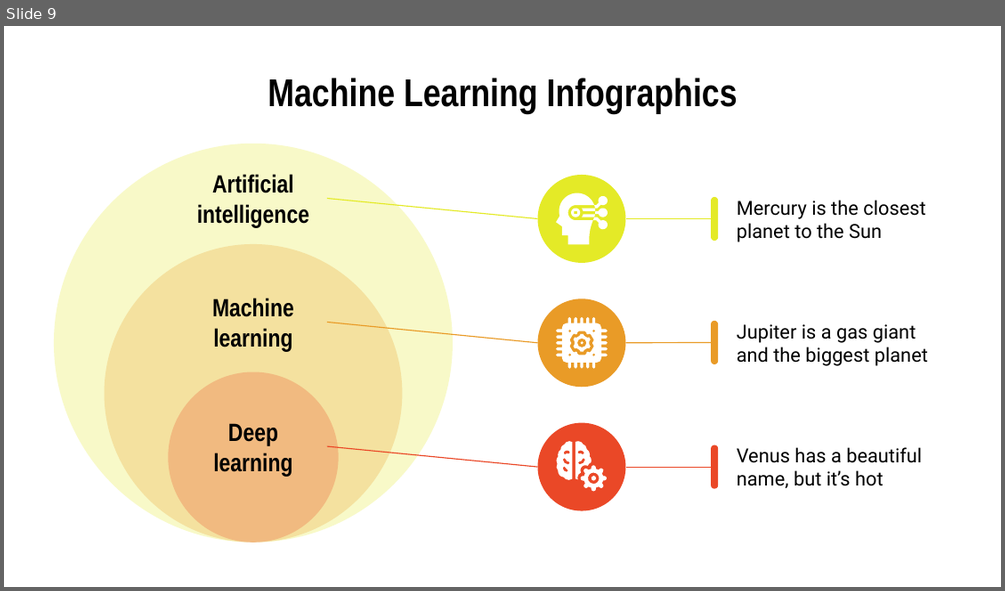
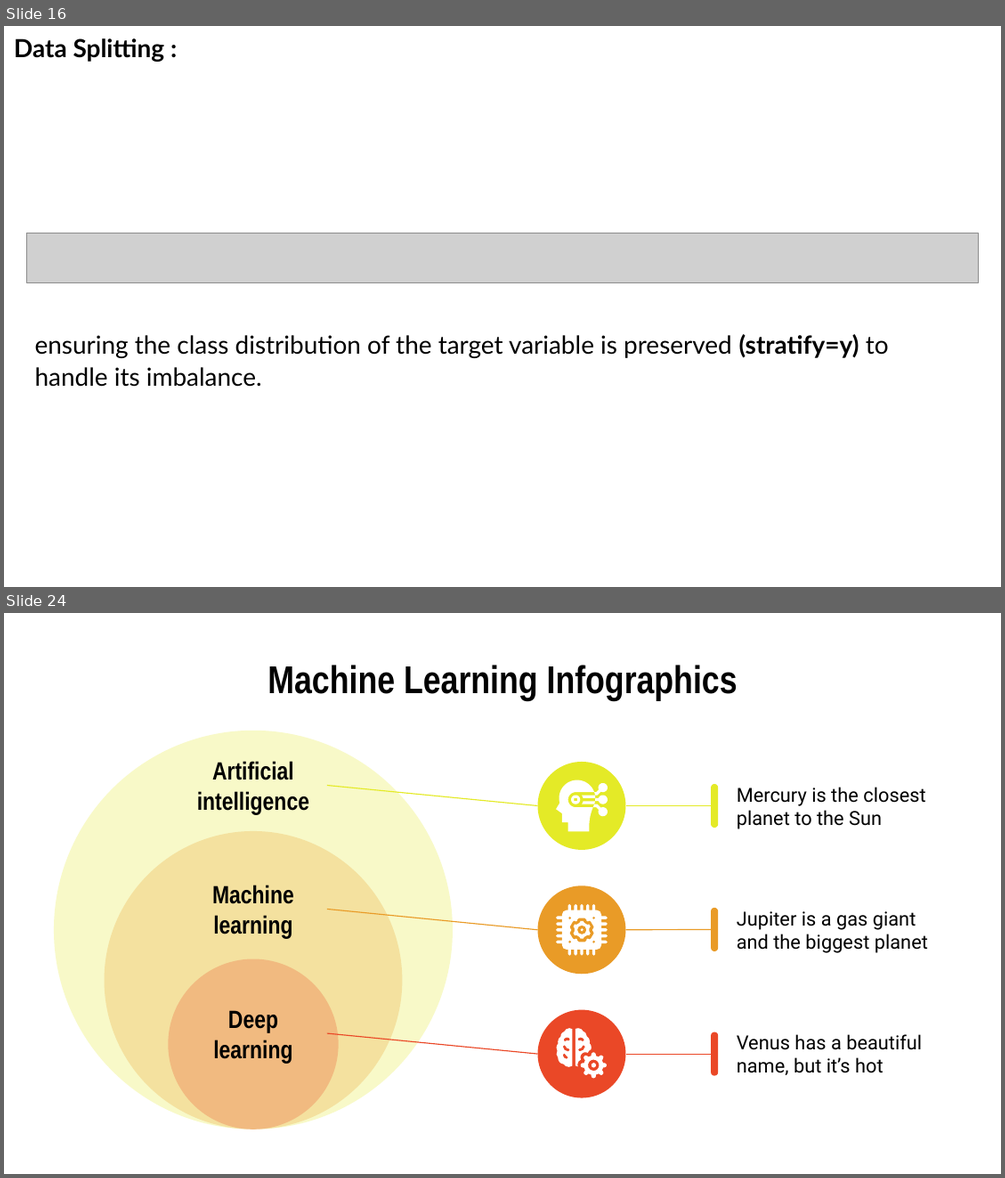
Before and after one commit to elghallali/Customer-Reviews-Classification, a slide deck: reports/Machine Learning Infographics by Slidesgo.pptx. Shown one above the other, each under a label of ours: slide 9 before the commit, slides 16 and 24 after it; the slides between them are not shown. The pictures are 1005x591 and 1005x1178 pixels, drawn with LibreOffice and Linux fonts; fonts in the diff are those of the drawing; grey boxes stand for pictures. Boxes give left, top, right and bottom in pixels: in the first picture for what was removed or moved away, otherwise in the second. Text is boxed around its words. In the diff, an @@ line names an element or a change of style, - is before the commit and + after.

```diff
--- a/reports/Machine Learning Infographics by Slidesgo.pptx
+++ b/reports/Machine Learning Infographics by Slidesgo.pptx
@@ slide 16 added at (x1=4, y1=26, x2=1001, y2=587), background #FFFFFF @@
@@ title added at (x1=14, y1=38, x2=165, y2=62), 18 pt, text #000000, bold @@
+Data Splitting :
@@ picture added at (x1=27, y1=232, x2=978, y2=283) @@
@@ text added at (x1=35, y1=334, x2=889, y2=386), 18 pt, text #000000 @@
+ensuring the class distribution of the target variable is preserved (stratify=y) to handle its imbalance.
@@ what was slide 9 is now slide 24 @@
```
Also in this commit, not shown: 23 slides changed, 15 other slides added, 1 slide removed, 16 other files.
